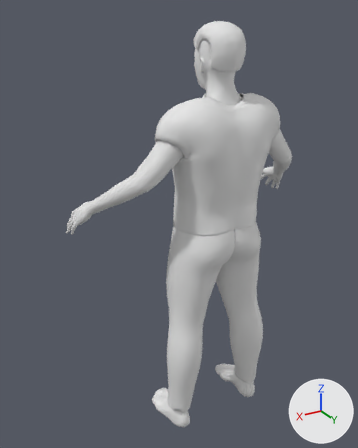
The glTF model corpos/corpo-adulto-m-gordo.glb: old version first, new version second.
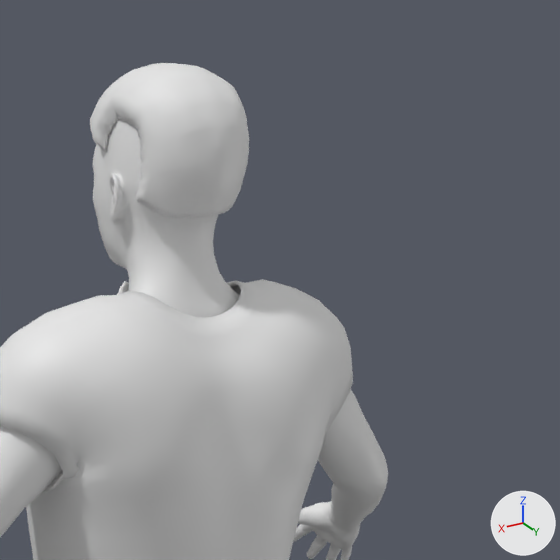
Old and new are each drawn whole from a camera (50 mm lens) standing at (1.167, 1.738, 0.955) and looking at (0.085, -0.065, 0.054) and again close up on the part from 46% to 97% of the width and 0% to 41% of the height. The lights are fixed; the arrows at lower right show +X, +Y and +Z. The first two pictures are the older version. Vertices at exactly the same position are counted once.

The first close-up shows 'cabelo', 'camiseta', 'pele'.
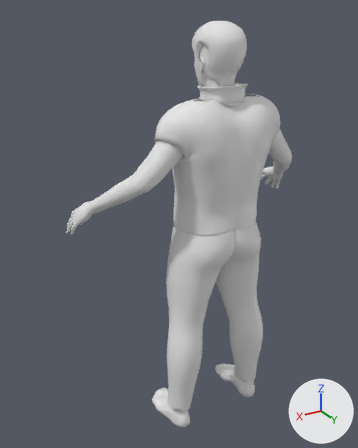
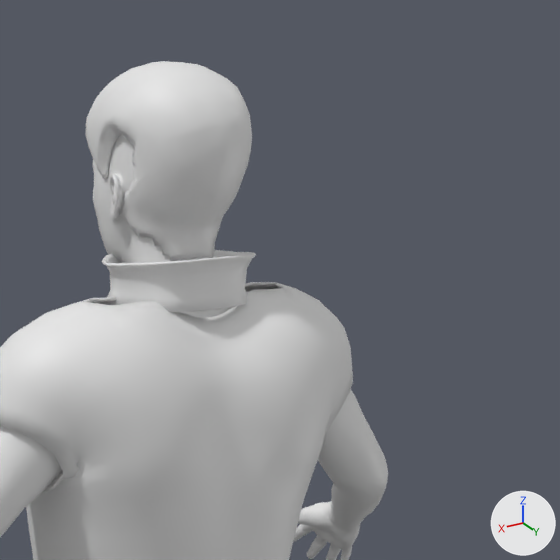
What changed in the scene script:
```text
Change me_cabelo_011:
    used by ob_cabelo; location = (0.0, 0.0, 0.0)
    remove me_cabelo_011.from_pydata(...)  # 2252 vertices, 4500 faces; spans x -0.081..0.081, y -0.017..0.206, z 0.743..0.919
    add me_cabelo_011.from_pydata(...)  # 2299 vertices, 4500 faces; spans x -0.09..0.09, y -0.021..0.21, z 0.685..0.921
    me_cabelo_011 part 1: 3 vertices moved within x -0.026..0.026, y -0.01..0.193, z 0.792..0.851; 2214 vertices removed from x -0.081..0.081, y -0.017..0.206, z 0.743..0.919; 1837 vertices added at x -0.09..0.09, y -0.021..0.21, z 0.685..0.921
    other edits to the shape of me_cabelo_011 do not show in these pictures
Change me_camiseta_011:
    used by ob_camiseta; location = (0.0, 0.0, 0.0)
    remove me_camiseta_011.from_pydata(...)  # 1988 vertices, 3972 faces; spans x -0.293..0.293, y -0.041..0.266, z 0.112..0.655
    add me_camiseta_011.from_pydata(...)  # 2000 vertices, 3996 faces; spans x -0.293..0.293, y -0.041..0.266, z 0.112..0.647
    me_camiseta_011 part 2
    50 vertices are removed from x -0.129..0.129, y 0.042..0.169, z 0.645..0.655
    182 faces are deleted
    14 vertices move from x -0.112..0.112, y 0.07..0.166, z 0.646..0.653 to x -0.111..0.111, y 0.072..0.173, z 0.643..0.647
    62 vertices are added at x -0.152..0.152, y 0.041..0.176, z 0.643..0.647
    206 new faces join them
Add me_gola_011:
    me_gola_011.from_pydata(...)  # 480 vertices, 960 faces; spans x -0.104..0.104, y 0.017..0.207, z 0.633..0.698
Add ob_gola:
    ob_gola = bpy.data.objects.new('gola', me_gola_011)
    ob_gola.location = (0.0, 0.0, 0.0)
```

Changed parts and their boxes [x1, y1, x2, y2] in the close-ups (560 x 560 px; the box of a moved part takes in the faces that stretch with it):
'camiseta', reshaped
    before: [0, 279, 353, 560]
    after: [0, 282, 353, 560]
'cabelo', reshaped (30% taller)
    before: [90, 63, 249, 217]
    after: [85, 61, 252, 261]
'gola', added
    after: [102, 250, 256, 313]
part 2 of me_camiseta_011, moved or reshaped
    before: [73, 279, 309, 333]
    after: [73, 282, 309, 333]
